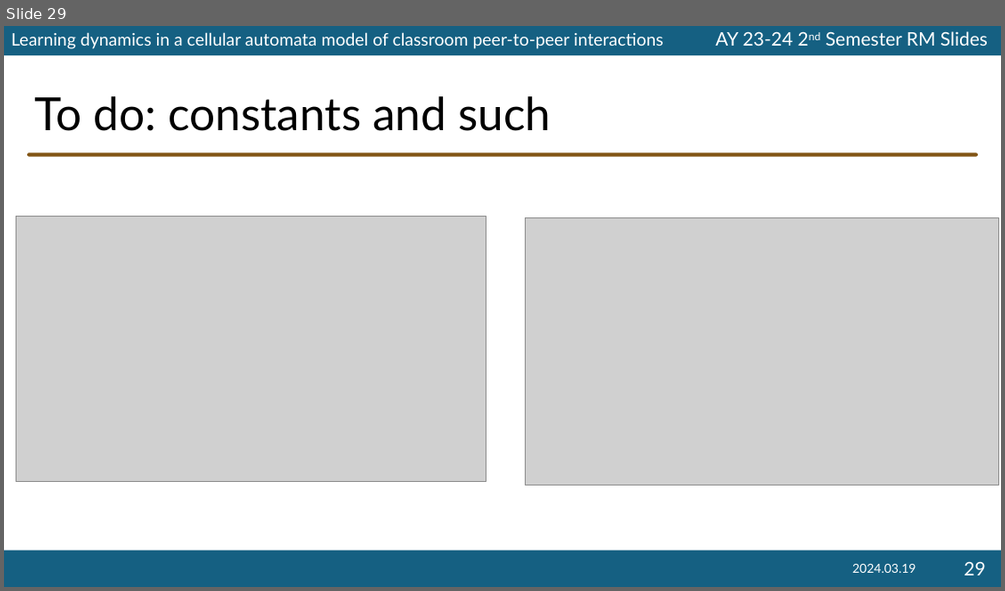
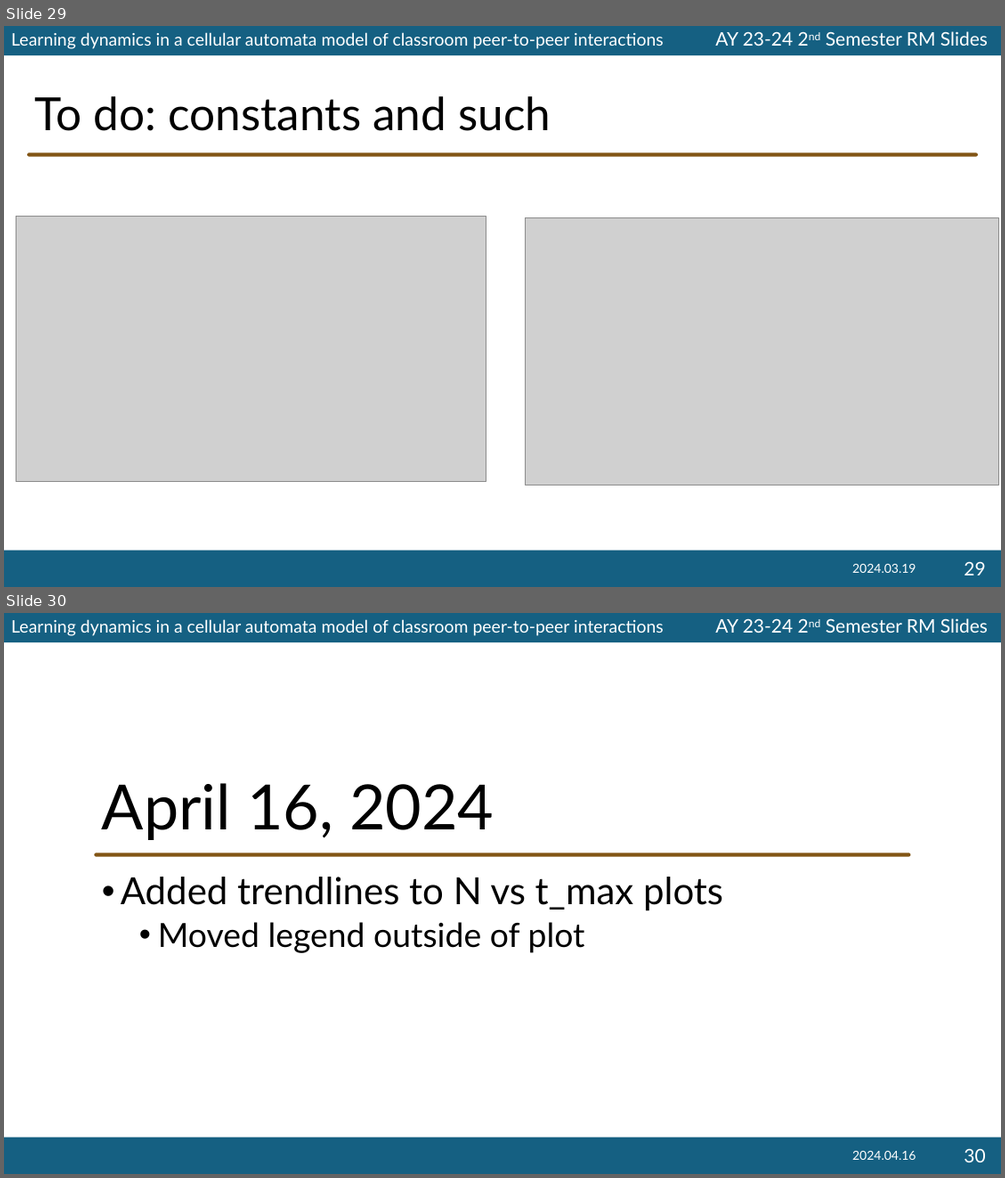
Before and after one commit to ioakimsy/BS-Thesis, a slide deck: documents/202324s2-RM-Slides-Sy.pptx. Shown one above the other, each under a label of ours: slide 29 before the commit, slides 29 and 30 after it. The pictures are 1005x591 and 1005x1178 pixels, drawn with LibreOffice and Linux fonts; fonts in the diff are those of the drawing; grey boxes stand for pictures; background and template pictures are left out. Boxes give left, top, right and bottom in pixels: in the first picture for what was removed or moved away, otherwise in the second. Text is boxed around its words. In the diff, an @@ line names an element or a change of style, - is before the commit and + after.

```diff
--- a/documents/202324s2-RM-Slides-Sy.pptx
+++ b/documents/202324s2-RM-Slides-Sy.pptx
@@ slide 30 added at (4,613,1001,1174), background #FFFFFF; not listed: 4 template elements that a slide beside it also shows @@
@@ title added at (102,783,494,840), 60 pt, text #000000 @@
+April 16, 2024
@@ rounded rectangle added at (95,853,911,857), fill #825515 @@
@@ text added at (121,876,723,953), 36 pt, text #000000 @@
+• Added trendlines to N vs t_max plots
+  • Moved legend outside of plot
@@ text added at (852,1151,915,1159), 12 pt, text #FFFFFF @@
+2024.04.16
@@ page number added at (963,1148,985,1162), 18 pt, text #FFFFFF @@
+30
```
Also in this commit, not shown: 1 other slide added.
